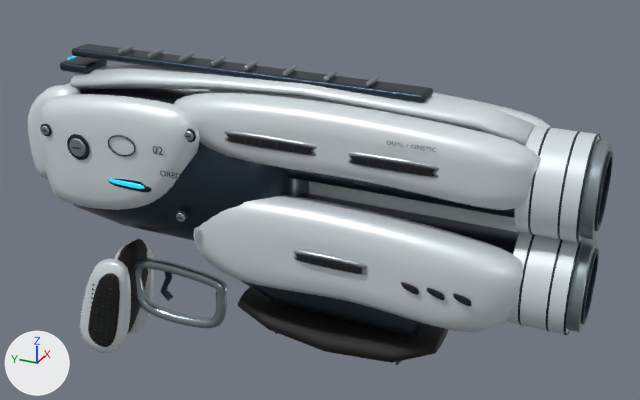
Two versions of the glTF model unity/Assets/StarTournament/Art/vector-shotgun-lod0.glb, one commit apart.
Both versions are drawn from a camera (50 mm lens) standing at (-0.526, -0.42, 0.333) and looking at (0.02, -0.174, 0.06). The axes (+X, +Y, +Z) are drawn at lower left. The lights are the same throughout. The first picture is the older version. Where no turn or scale is listed for an object, it has been applied to the vertices. Vertices at exactly the same position are counted once.

Before the edit, the objects in view are built like this:
```python
mat_vector_ceramic = principled_material('vector-ceramic')
mat_vector_ceramic.base_color = (0.72, 0.79, 0.83)  # white #dde6eb
mat_vector_ceramic.metallic = 0.22
mat_vector_ceramic.roughness = 0.39
me_sculpted_receiver_core = bpy.data.meshes.new('sculpted receiver core')
me_sculpted_receiver_core.from_pydata(...)  # 37111 vertices, 72954 faces; spans x -0.053..0.053, y -0.375..0.051, z -0.104..0.164
# faces by material slot: [34622, 9176, 14200, 12432, 740, 1784]
me_sculpted_receiver_core.materials.append(mat_vector_chassis)  # dark blue #2c3a46
me_sculpted_receiver_core.materials.append(mat_vector_ceramic)  # white #dde6eb
me_sculpted_receiver_core.materials.append(mat_vector_titanium)  # grey #99a6ad
me_sculpted_receiver_core.materials.append(mat_vector_bore)  # black #0d1218
me_sculpted_receiver_core.materials.append(mat_identity_vector_status)  # cyan #3fdaed, glowing cyan #14a0c5
me_sculpted_receiver_core.materials.append(mat_vector_glove)
ob_weapon_joined = bpy.data.objects.new('weapon:joined', me_sculpted_receiver_core)
ob_weapon_joined.location = (0.0, 0.0, 0.0)
```
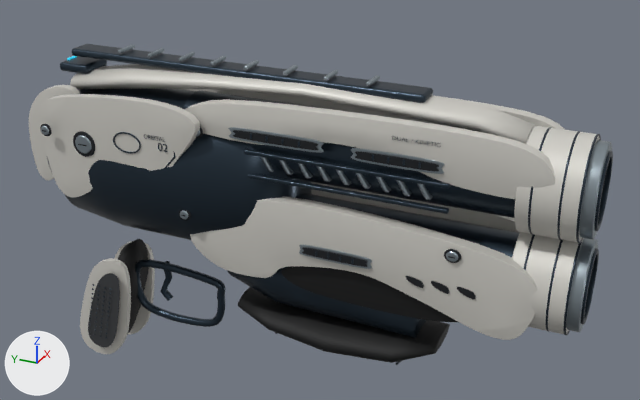
Boxes (x1, y1, x2, y2) around the edits, measured in the pictures (640 x 400 px):
'weapon:joined', surface changed, reshaped
    before: (28, 44, 613, 365)
    after: (29, 44, 613, 365)
part 1 of me_sculpted_receiver_core, rebuilt
    before: (134, 258, 227, 328)
    after: (135, 260, 226, 327)
part 2 of me_sculpted_receiver_core, rebuilt
    before: (193, 195, 523, 333)
    after: (190, 196, 537, 340)
part 3 of me_sculpted_receiver_core, rebuilt
    before: (309, 181, 518, 232)
    after: (311, 182, 518, 232)
part 4 of me_sculpted_receiver_core, rebuilt (14% shorter)
    before: (174, 93, 541, 210)
    after: (184, 99, 555, 199)
part 5 of me_sculpted_receiver_core, rebuilt
    before: (208, 89, 550, 127)
    after: (217, 90, 565, 130)
part 6 of me_sculpted_receiver_core, rebuilt (10% shorter)
    before: (40, 94, 200, 210)
    after: (40, 94, 200, 198)
part 7 of me_sculpted_receiver_core, rebuilt (mostly hidden)
    before: (184, 89, 209, 91)
    after: (184, 89, 219, 92)
part 8 of me_sculpted_receiver_core, rebuilt
    before: (28, 85, 81, 179)
    after: (29, 85, 80, 181)
part 9 of me_sculpted_receiver_core, deleted
    before: (66, 83, 472, 306)
part 10 of me_sculpted_receiver_core, added
    after: (73, 127, 476, 322)
part 11 of me_sculpted_receiver_core, cut back
    before: (80, 243, 154, 353)
    after: (80, 241, 155, 354)

The change, as a list of edits to the scene's bpy script:
```text
Change mat_vector_ceramic:
    remove # nodes: BsdfPrincipled, OutputMaterial
    remove # colours: white #dde6eb
    nodes: BsdfPrincipled, NormalMap, OutputMaterial, TexImage
    colours: light grey #d1cfc8
    uses the picture img_orbital_ceramic_microfinish
Change me_sculpted_receiver_core:
    remove me_sculpted_receiver_core.from_pydata(...)  # 37111 vertices, 72954 faces; spans x -0.053..0.053, y -0.375..0.051, z -0.104..0.164
    add me_sculpted_receiver_core.from_pydata(...)  # 64265 vertices, 127102 faces; spans x -0.052..0.052, y -0.375..0.051, z -0.104..0.164
    me_sculpted_receiver_core part 1: the loose piece of 336 vertices spanning x -0.004..0.004, y -0.102..-0.011, z -0.066..-0.01 is rebuilt with 336 vertices and now spans x -0.003..0.003, y -0.101..-0.012, z -0.065..-0.011, in mat_vector_chassis (dark blue #2c3a46)
    me_sculpted_receiver_core part 2: the loose piece of 280 vertices spanning x -0.043..-0.02, y -0.34..-0.092, z 0.01..0.081 is rebuilt with 1561 vertices and now spans x -0.035..-0.023, y -0.347..-0.093, z 0.011..0.081
    me_sculpted_receiver_core part 3: the loose piece of 280 vertices spanning x 0.02..0.043, y -0.34..-0.092, z 0.01..0.081 is rebuilt with 1561 vertices and now spans x 0.023..0.035, y -0.347..-0.093, z 0.011..0.081
    me_sculpted_receiver_core part 4: the loose piece of 280 vertices spanning x -0.041..-0.019, y -0.34..-0.08, z 0.101..0.152 is rebuilt with 1431 vertices and now spans x -0.033..-0.023, y -0.349..-0.086, z 0.111..0.148
    me_sculpted_receiver_core part 5: the loose piece of 280 vertices spanning x 0.019..0.041, y -0.34..-0.08, z 0.101..0.152 is rebuilt with 1431 vertices and now spans x 0.023..0.033, y -0.349..-0.086, z 0.111..0.148
    me_sculpted_receiver_core part 6: the loose piece of 280 vertices spanning x -0.05..-0.033, y -0.11..0.029, z 0.048..0.141 is rebuilt with 1301 vertices and now spans x -0.044..-0.036, y -0.109..0.026, z 0.055..0.141
    me_sculpted_receiver_core part 7: the loose piece of 280 vertices spanning x 0.033..0.05, y -0.11..0.029, z 0.048..0.141 is rebuilt with 1301 vertices and now spans x 0.036..0.044, y -0.109..0.026, z 0.055..0.141
    me_sculpted_receiver_core part 8: the loose piece of 210 vertices spanning x -0.035..-0.02, y 0.002..0.051, z 0.057..0.137 is rebuilt with 797 vertices and now spans x -0.03..-0.023, y 0.002..0.051, z 0.057..0.137
    me_sculpted_receiver_core part 9: 79 loose pieces with 8798 vertices, spanning x -0.053..0.053, y -0.308..0.047, z 0.038..0.14, are deleted
    me_sculpted_receiver_core part 10: 24936 vertices added at x -0.046..0.046, y -0.308..-0.004, z -0.032..0.14
    me_sculpted_receiver_core part 11: 8 vertices moved within x -0.024..0.024, y -0.015..0.019, z -0.087..-0.03; 760 vertices removed from x -0.025..0.025, y -0.021..0.034, z -0.104..-0.008; 3108 vertices added at x -0.024..0.024, y -0.021..0.034, z -0.104..-0.008
    other edits to the shape of me_sculpted_receiver_core do not show in these pictures
    add me_sculpted_receiver_core.materials.append(mat_orbital_palm_leather)  # dark grey #37393c
    add me_sculpted_receiver_core.materials.append(mat_orbital_seam_thread)  # dark grey #42484c
```
